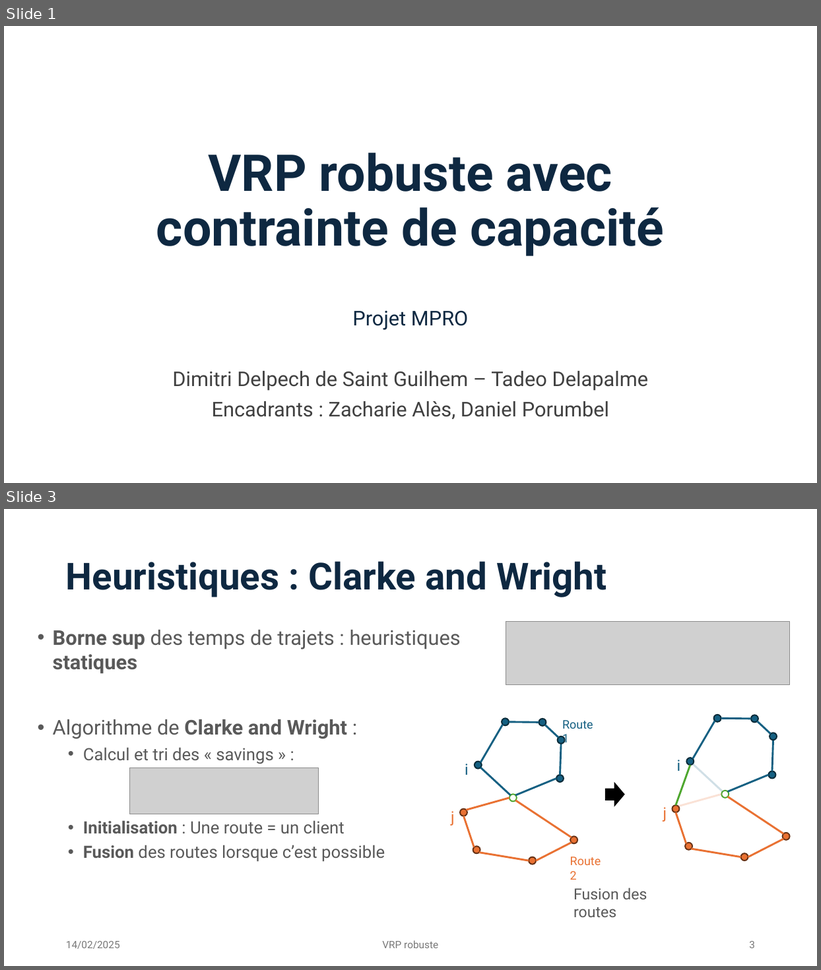
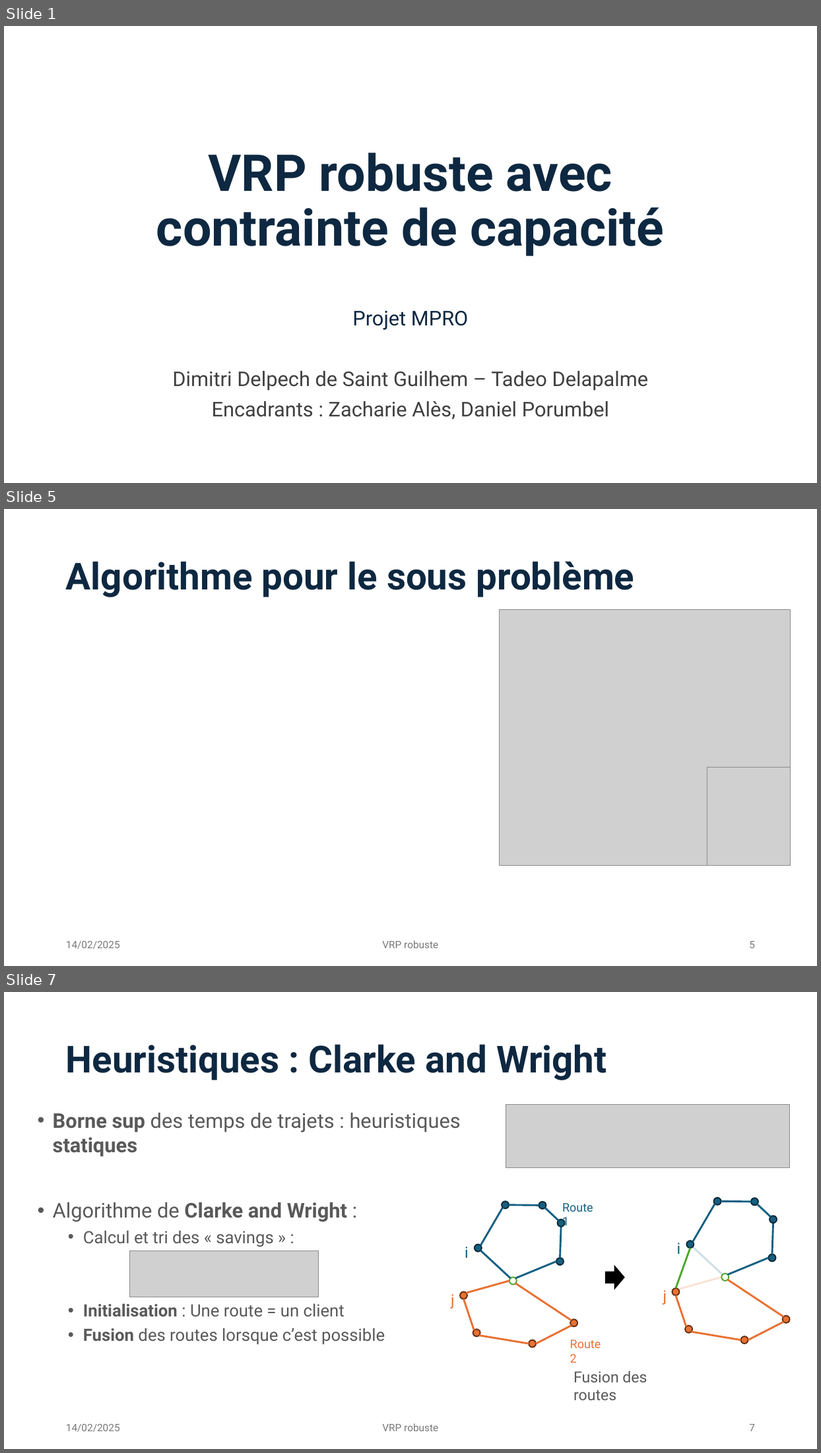
Before and after one commit to Darthkiller2Jr/projet_mpro, a slide deck: Présentation Projet.pptx. Shown one above the other, each under a label of ours: slides 1 and 3 before the commit, slides 1, 5 and 7 after it; the slides between them are not shown. The pictures are 821x970 and 821x1453 pixels, drawn with LibreOffice and Linux fonts; fonts in the diff are those of the drawing; grey boxes stand for pictures. Boxes give left, top, right and bottom in pixels: in the first picture for what was removed or moved away, otherwise in the second. Text is boxed around its words. In the diff, an @@ line names an element or a change of style, - is before the commit and + after.

```diff
--- a/Présentation Projet.pptx
+++ b/Présentation Projet.pptx
@@ slide 5 added at (4, 509, 817, 966), background #FFFFFF @@
@@ title added at (66, 561, 635, 597), 44 pt, text #0E2841, bold @@
+Algorithme pour le sous problème
@@ picture added at (500, 609, 791, 866) @@
@@ picture added at (708, 768, 791, 866) @@
@@ text added at (66, 941, 120, 949), 12 pt, text #797979 @@
+14/02/2025
@@ text added at (382, 941, 438, 949), 12 pt, text #797979 @@
+VRP robuste
@@ page number added at (749, 941, 755, 949), 12 pt, text #797979 @@
+5
@@ what was slide 3 is now slide 7 @@
@@ page number at (749, 1424, 755, 1432): text changed @@
-3
+7
```
Also in this commit, not shown: 4 slides changed, 1 other slide added.
